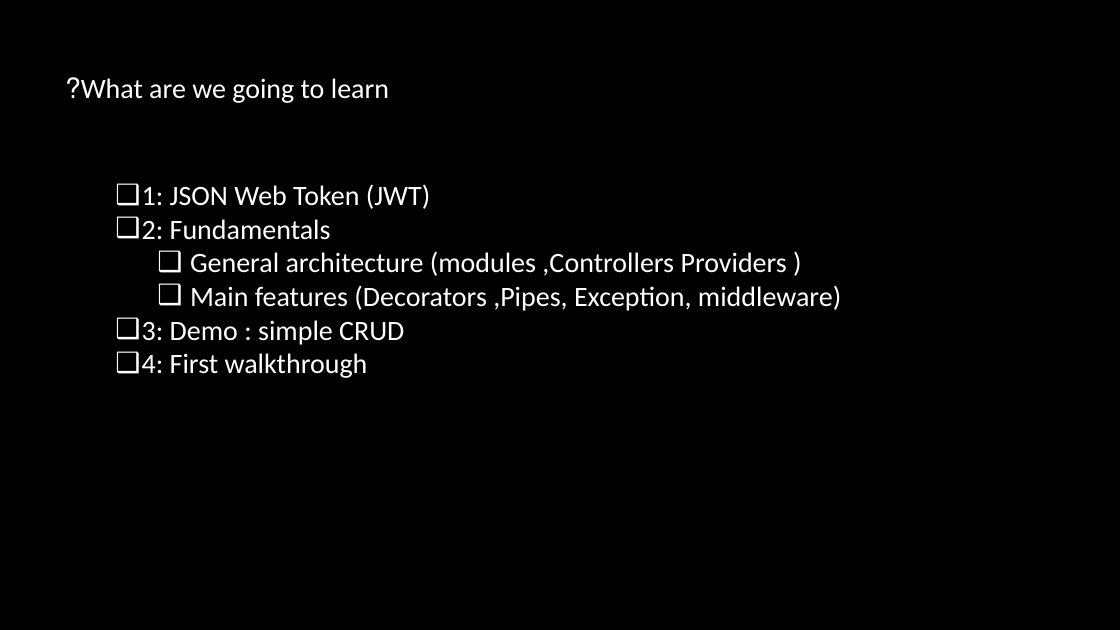
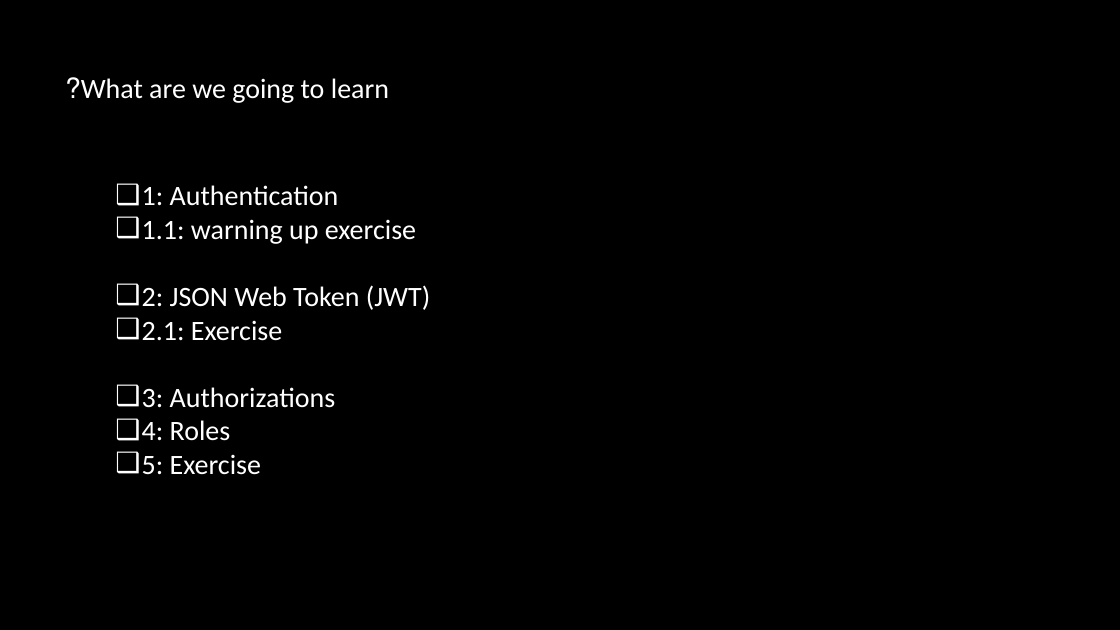
Before and after one commit to asafnaory/nestjs-course, a slide deck: slide 2 of presentations/lecture_jwt.pptx. Drawn at 1120x630 pixels with LibreOffice and Linux fonts; fonts in the diff are those of the drawing. Boxes give left, top, right and bottom in pixels: in the first picture for what was removed or moved away, otherwise in the second. Text is boxed around its words. In the diff, an @@ line names an element or a change of style, - is before the commit and + after.

```diff
--- a/presentations/lecture_jwt.pptx
+++ b/presentations/lecture_jwt.pptx
@@ text at [142, 185, 430, 475]: text changed @@
-❑ 1: JSON Web Token (JWT)
-❑ 2: Fundamentals
-  ❑ General architecture (modules ,Controllers Providers )
-  ❑ Main features (Decorators ,Pipes, Exception, middleware)
-❑ 3: Demo : simple CRUD
-❑ 4: First walkthrough
+❑ 1: Authentication
+❑ 1.1: warning up exercise
+❑ 2: JSON Web Token (JWT)
+❑ 2.1: Exercise
+❑ 3: Authorizations
+❑ 4: Roles
+❑ 5: Exercise
```
Also in this commit, not shown: 12 other slides changed, 3 slides added, 1 slide removed.
